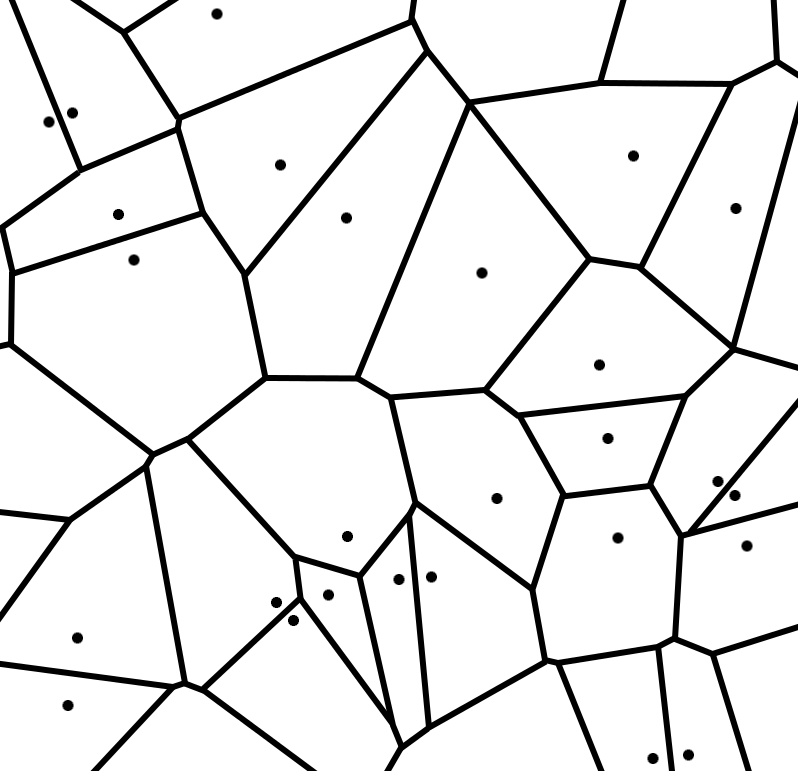
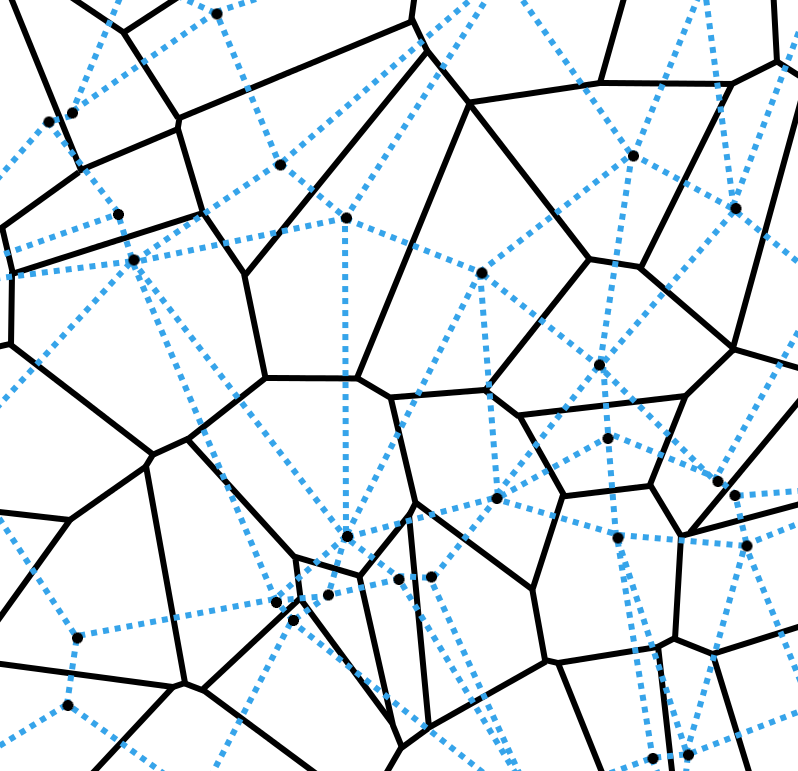
Before/after of a 798×771 layered artwork. What changed in the layer stack:
added layer "delaunay" above "edges" over [0, 0, 798, 771]
